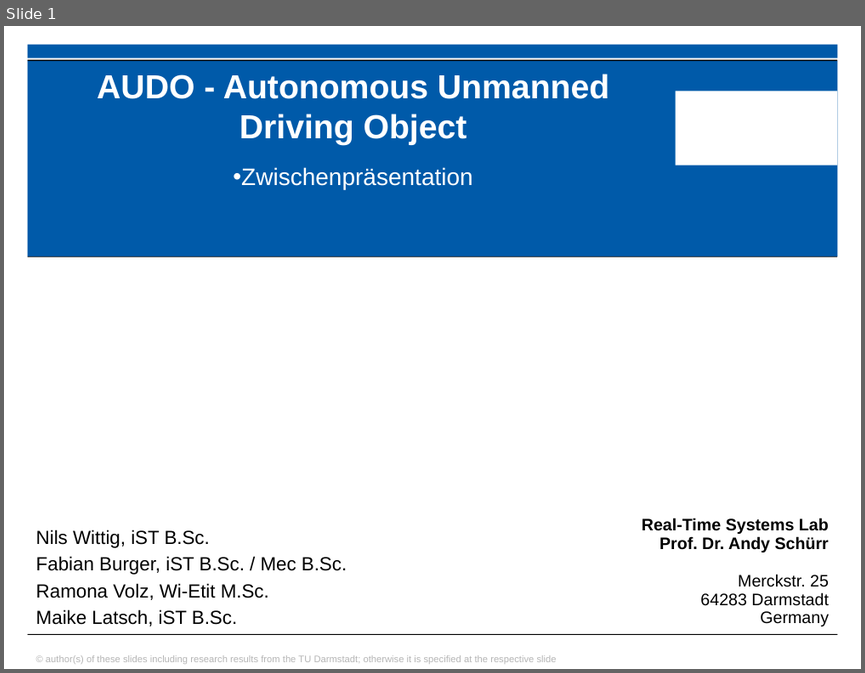
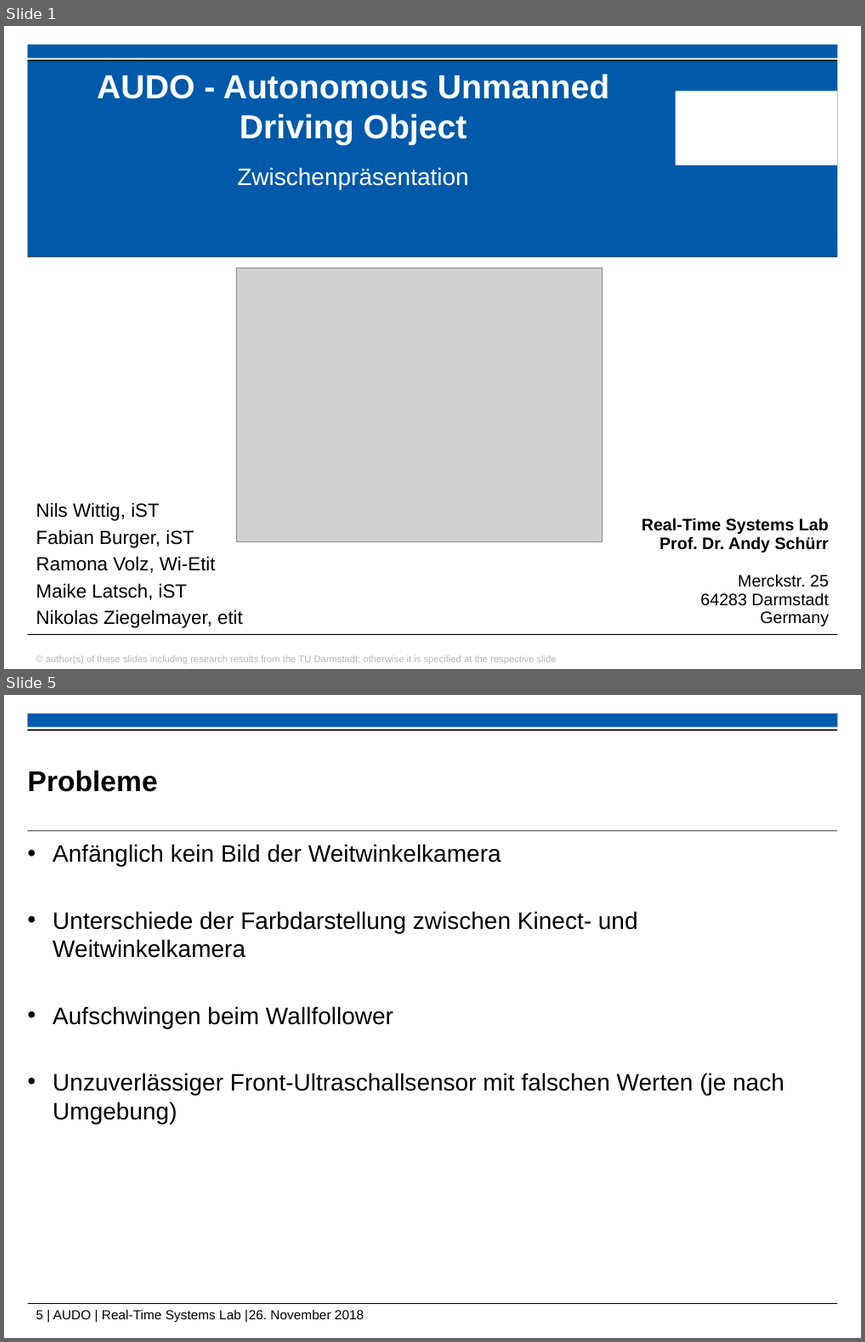
Before and after one commit to ramona3300/AUDO, a slide deck: Dokumente/Präsentationen/Zwischenpräsentation.pptx. Shown one above the other, each under a label of ours: slide 1 before the commit, slides 1 and 5 after it; the slides between them are not shown. The pictures are 865x673 and 865x1342 pixels, drawn with LibreOffice and Linux fonts; fonts in the diff are those of the drawing; grey boxes stand for pictures; background and template pictures are left out. Boxes give left, top, right and bottom in pixels: in the first picture for what was removed or moved away, otherwise in the second. Text is boxed around its words. In the diff, an @@ line names an element or a change of style, - is before the commit and + after.

```diff
--- a/Dokumente/Präsentationen/Zwischenpräsentation.pptx
+++ b/Dokumente/Präsentationen/Zwischenpräsentation.pptx
@@ slide 5 added at box(4, 695, 861, 1338), background #FFFFFF; not listed: 1 template element that a slide beside it also shows @@
@@ rectangle added at box(27, 729, 837, 731), fill #000000 @@
@@ title added at box(28, 770, 158, 792), 24 pt, text #000000, bold @@
+Probleme
@@ line added from (27, 831) to (837, 831), #000000 0.6 pt @@
@@ text added at box(52, 844, 784, 1123), 20 pt, text #000000 @@
+• Anfänglich kein Bild der Weitwinkelkamera
+• Unterschiede der Farbdarstellung zwischen Kinect- und Weitwinkelkamera
+• Aufschwingen beim Wallfollower
+• Unzuverlässiger Front-Ultraschallsensor mit falschen Werten (je nach Umgebung)
@@ line added from (28, 1304) to (838, 1304), #000000 0.6 pt @@
@@ text added at box(36, 1310, 364, 1322), 11 pt, text #000000 @@
+5 | AUDO | Real-Time Systems Lab |26. November 2018
@@ slide 1 changed as well @@
@@ subtitle "Zwischenpräsentation" at box(237, 167, 469, 189): bullet • to none @@
@@ picture added at box(237, 267, 602, 542) @@
@@ text at box(36, 502, 243, 628): text changed @@
-Nils Wittig, iST B.Sc.
-Fabian Burger, iST B.Sc. / Mec B.Sc.
-Ramona Volz, Wi-Etit M.Sc.
-Maike Latsch, iST B.Sc.
+Nils Wittig, iST
+Fabian Burger, iST
+Ramona Volz, Wi-Etit
+Maike Latsch, iST
+Nikolas Ziegelmayer, etit
```
Also in this commit, not shown: 1 other slide changed, 3 other slides added, 3 slides removed, 10 other files.
